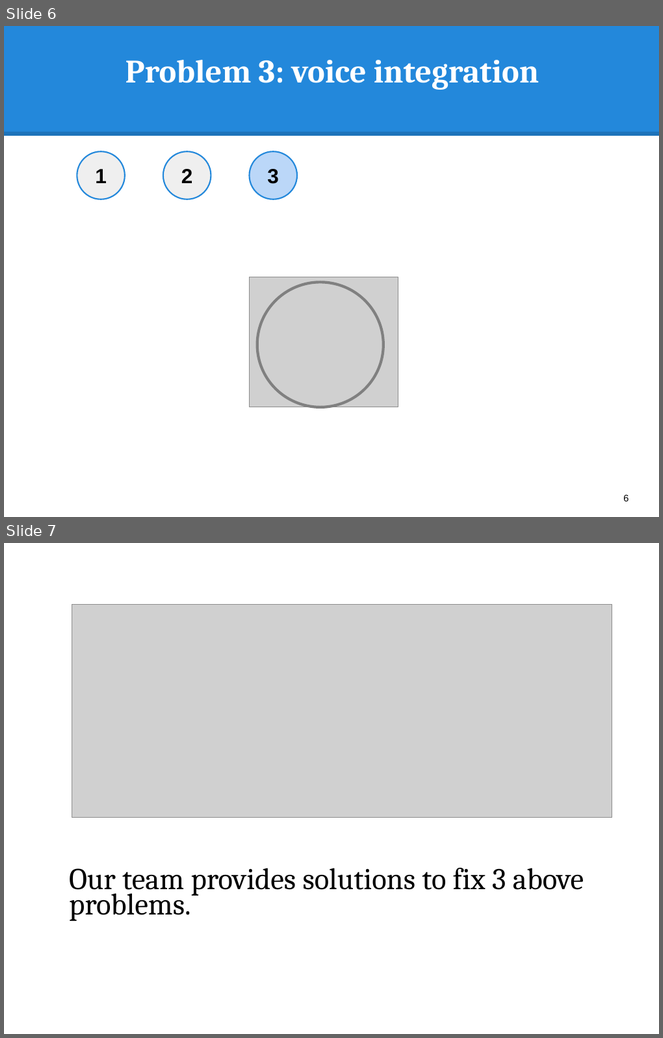
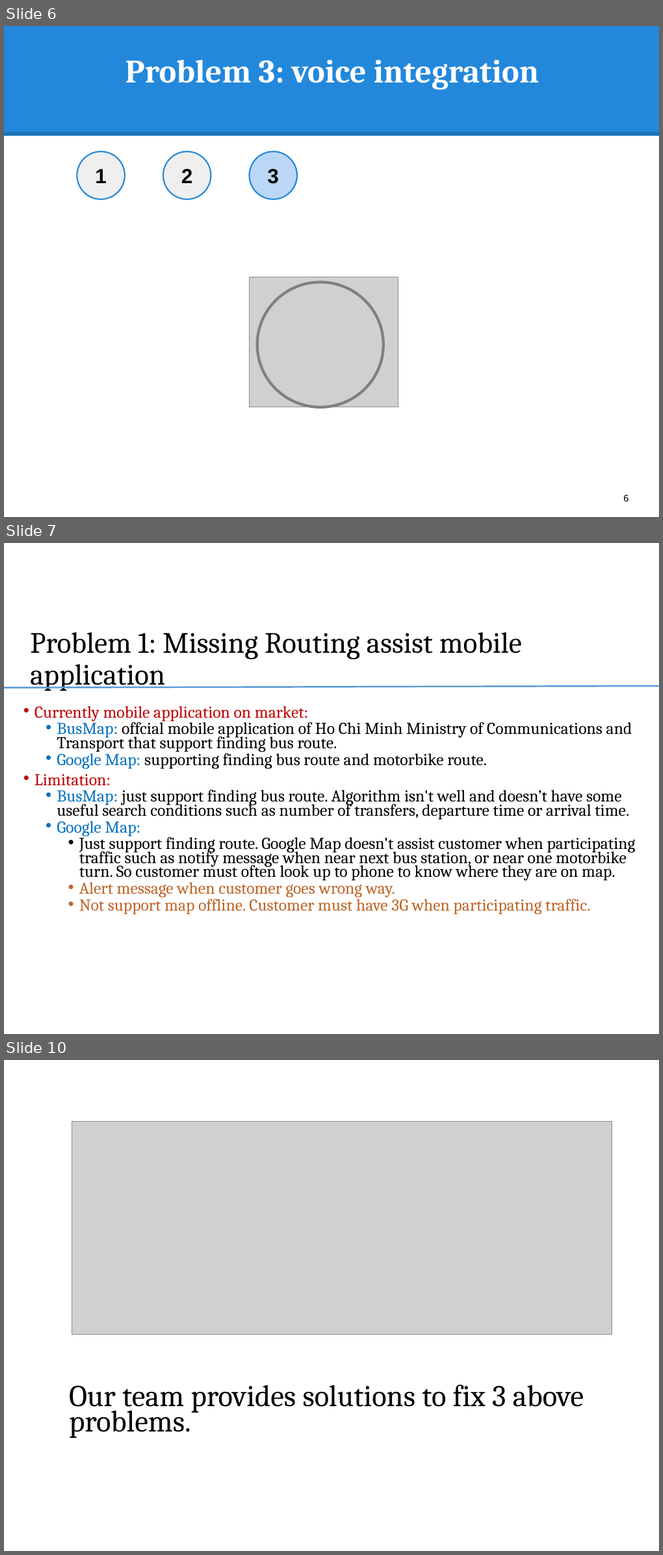
Before and after one commit to hqt/street-router, a slide deck: Document/presentation/full presentation.pptx. Shown one above the other, each under a label of ours: slides 6 and 7 before the commit, slides 6, 7 and 10 after it; the slides between them are not shown. The pictures are 663x1038 and 663x1555 pixels, drawn with LibreOffice and Linux fonts; fonts in the diff are those of the drawing; grey boxes stand for pictures. Boxes give left, top, right and bottom in pixels: in the first picture for what was removed or moved away, otherwise in the second. Text is boxed around its words. In the diff, an @@ line names an element or a change of style, - is before the commit and + after.

```diff
--- a/Document/presentation/full presentation.pptx
+++ b/Document/presentation/full presentation.pptx
@@ slide 7 added at box(4, 543, 659, 1034), background #FFFFFF @@
@@ title added at box(30, 632, 522, 691), 32.4 pt, text #000000 @@
+Problem 1: Missing Routing assist mobile application
@@ line added from (4, 688) to (659, 686), #5B9BD5 1.75 pt @@
@@ text added at box(35, 706, 636, 915), 18.3 pt, text #000000 @@
+• Currently mobile application on market:
+  • BusMap: offcial mobile application of Ho Chi Minh Ministry of Communications and Transport that support finding bus route.
+  • Google Map: supporting finding bus route and motorbike route.
+• Limitation:
+  • BusMap: just support finding bus route. Algorithm isn't well and doesn’t have some useful search conditions such as number of transfers, departure time or arrival time.
+  • Google Map:
+    • Just support finding route. Google Map doesn't assist customer when participating traffic such as notify message when near next bus station, or near one motorbike turn. So customer must often look up to phone to know where they are on map.
+    • Alert message when customer goes wrong way.
+    • Not support map offline. Customer must have 3G when participating traffic.
@@ what was slide 7 is now slide 10 @@
```
Also in this commit, not shown: 2 other slides added.
